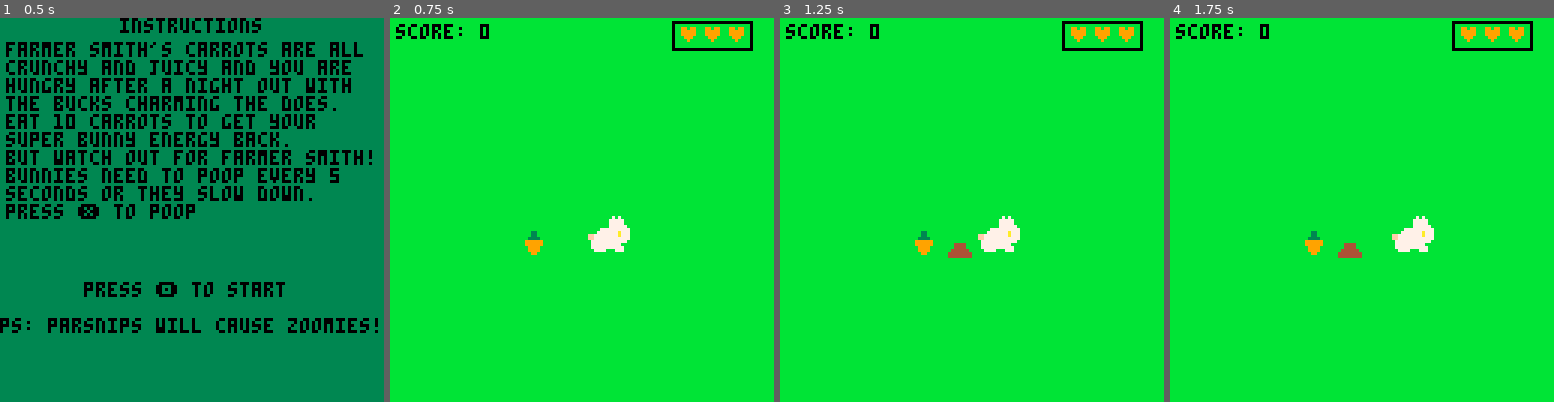
Above: before the commit, frames 1-4 (left to right).
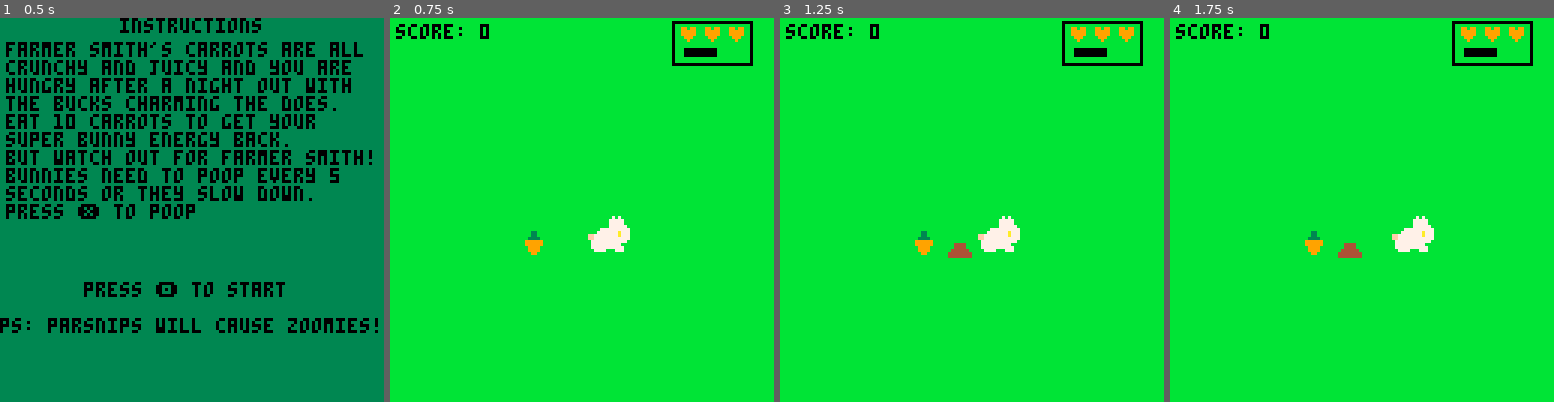
Above: after the commit, the same moments.

Repository: megamitts/megamitts
Game: PICO-8 cartridge bunnypoo.p8
The game is run twice, just before and just after one commit, with the same random seed, the same clock (stepped at 60 frames per second) and the same inputs.
Inputs:
- Up to frame 1 (0.5 s): tap X (X key) at 0.33 s
- Up to frame 2 (0.75 s): tap O (Z key) at 0.7 s
- Up to frame 3 (1.25 s): tap X (X key) at 1.07 s
- Up to frame 4 (1.75 s): hold Right from 1.6 s (still down); tap O (Z key) at 1.7 s

Frame 1 is identical in both runs. In frame 2, 0.4% of the frame differs, in the area x 73-95%, y 7-13%; in frame 3, 0.4%; in frame 4, 0.4%.

Commit message:
Add files via upload

Diff:
--- a/bunnypoo.p8
+++ b/bunnypoo.p8
@@ -31,7 +31,7 @@
     width = 16,
     height = 16,
     radius = 8,
-    hit = 0,
+    hit = 10,
     lives = 3,
     speed = 2,
     timer = 0,
@@ -223,7 +223,7 @@
         -- check for collision with player
         local dist = sqrt((bullet.x-player.x)^2 + (bullet.y-player.y)^2)
         if dist < player.radius then
-        player.hit += 1
+        player.hit -= 0.5
             -- game over logic would go here
         end
     end
@@ -260,6 +260,8 @@
     draw_farmer()
 
     draw_bullets()
+
+    rectfill(98,10,98+player.hit,12)
 
     check_hit()
 
@@ -289,13 +291,14 @@
 				farmer.active = false
 				carrot.active = false
 				parsnip.active = false
+				player.hit = 10
 				music(0)
 				poos = {}
 end
 
 function hearts()
 
-				rect(94, 1, 120, 10)
+				rect(94, 1, 120, 15)
 
 				if player.lives == 3 then
 				print("♥♥♥", 96,3,9)
@@ -334,9 +337,9 @@
 end
 
 function check_hit()
-if player.hit == 8 then
+if player.hit == 2 then
     player.lives -=1
-    player.hit = 0
+    player.hit = 10
     end
 end
 
--- a/bunnypoo_test.p8
+++ b/bunnypoo_test.p8
@@ -31,7 +31,7 @@
     width = 16,
     height = 16,
     radius = 8,
-    hit = 0,
+    hit = 10,
     lives = 3,
     speed = 2,
     timer = 0,
@@ -223,7 +223,7 @@
         -- check for collision with player
         local dist = sqrt((bullet.x-player.x)^2 + (bullet.y-player.y)^2)
         if dist < player.radius then
-        player.hit += 1
+        player.hit -= 0.5
             -- game over logic would go here
         end
     end
@@ -260,6 +260,8 @@
     draw_farmer()
 
     draw_bullets()
+
+    rectfill(98,10,98+player.hit,12)
 
     check_hit()
 
@@ -289,13 +291,14 @@
 				farmer.active = false
 				carrot.active = false
 				parsnip.active = false
+				player.hit = 10
 				music(0)
 				poos = {}
 end
 
 function hearts()
 
-				rect(94, 1, 120, 10)
+				rect(94, 1, 120, 15)
 
 				if player.lives == 3 then
 				print("♥♥♥", 96,3,9)
@@ -334,9 +337,9 @@
 end
 
 function check_hit()
-if player.hit == 8 then
+if player.hit == 2 then
     player.lives -=1
-    player.hit = 0
+    player.hit = 10
     end
 end
 
